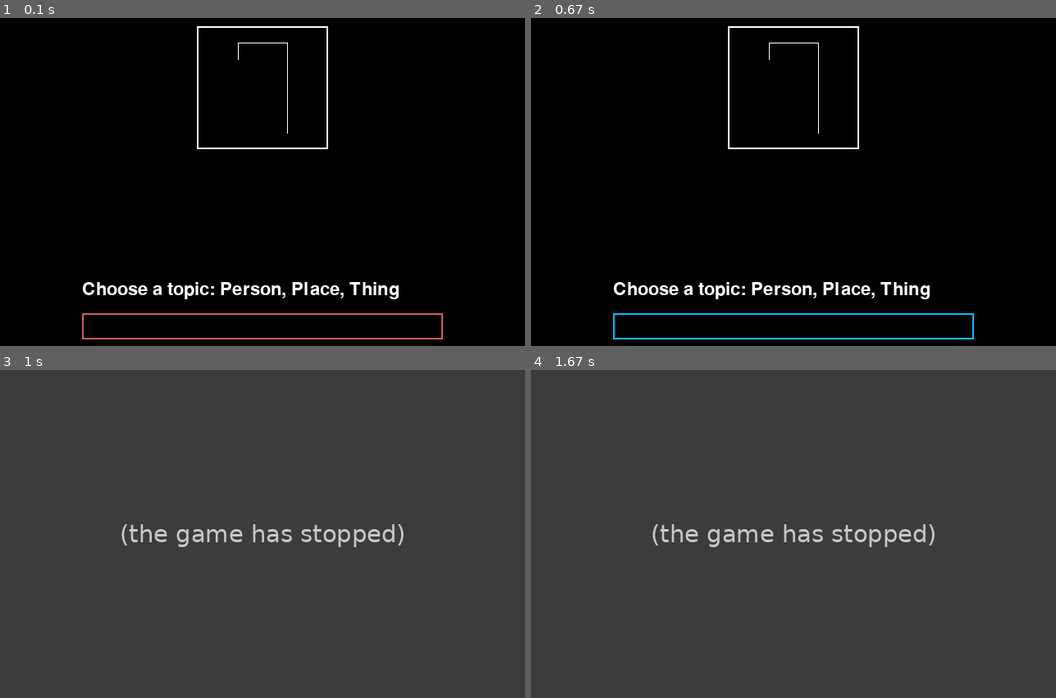
Above: before the commit, frames 1-4 (two rows, left to right).
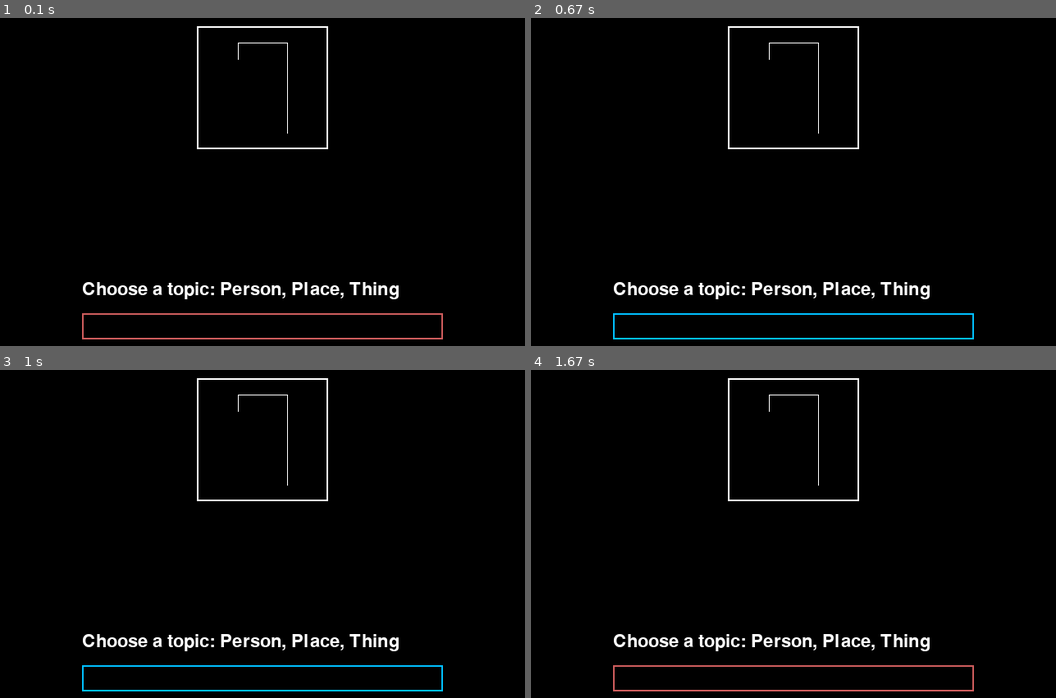
Above: after the commit, the same moments.

Repository: IamGary24/PygameCreations
Game: pygame game, started from Hangman/hangman.py
Two runs of this game, one before a commit and one after it. Both use one fixed random seed, a clock stepped at 60 frames per second and the inputs below.
Inputs (mouse positions are in pixels of both pictures, inside the frame that each line leads up to):
- Up to frame 1 (0.1 s): no input
- Up to frame 2 (0.67 s): click (793, 326) at 0.38 s
- Up to frame 3 (1 s): hold Enter from 0.67 s (still down)
- Up to frame 4 (1.67 s): release Enter at 1.13 s; click (630, 484) at 1.27 s

Frames 1-2 are identical in both runs. In frame 3, 100% of the frame differs, in the area x 0-100%, y 0-100%; in frame 4, 100%.
Error before the commit: UnboundLocalError: cannot access local variable 'newWord' where it is not associated with a ...; the game stopped at 0.67 s (later frames are placeholders)

Commit message:
now shows user's input and has basic receiving of guess functionality

Diff:
--- a/Hangman/hangman.py
+++ b/Hangman/hangman.py
@@ -103,7 +103,10 @@
     #-- receive the topic choice and choose a random word
     def receiveTopicChoice(s):
         s = s.lower()
-        if s == " person":
+        #if our string is too small, exit the function and return the string
+        if len(s) < 2:
+            return s
+        elif s == " person":
             newWord = worddatabase.Person()
         elif s == " place":
             newWord = worddatabase.Place()
@@ -117,6 +120,31 @@
         topictext_surface = font.render(s.title(), True, WHITE)
         screen.blit(topictext_surface, (10, 10))
         return newWord.random_word()
+
+    #-- general function to blit text to screen
+    def blitTextToScreen(text):
+        txt_surface = font.render(text, True, color_active)
+        screen.blit(txt_surface, (choiceContainer.x+5, choiceContainer.y+5))
+
+
+    #-- receive the user's guess
+    def receiveUserGuess(guess, word):
+        print("guess: " + guess + " word:" + word)
+        guess = guess.lower()
+        word = word.lower()
+        if len(guess) > 1:
+            print("invalid guess, guess too long:" + guess)
+            return guess
+        elif guess in word:
+            #if the guess is in the word
+            print("yes")
+            return guess
+        elif guess not in word:
+            print("no")
+            return guess
+        else:
+            print("invalid guess, computer is confused:" + guess)
+            return guess
 
 
 
@@ -145,9 +173,17 @@
                     if event.key == pygame.K_RETURN:
                         print(choiceText)
                         #this is the random word the player needs to guess
-                        wordToGuess = receiveTopicChoice(choiceText)
-                        print(wordToGuess)
+                        if len(choiceText) > 4:
+                            wordToGuess = receiveTopicChoice(choiceText)
+                            print(wordToGuess)
+
+                        #receive a guess
+                        if len(choiceText) < 2:
+                            receiveUserGuess(choiceText, wordToGuess)
+
                         choiceText = ''
+                        #clear the choice container on return
+                        screen.fill(BLACK, choiceContainer)
                     elif event.key == pygame.K_BACKSPACE:
                         choiceText = choiceText[:-1]
                     else:
@@ -155,9 +191,13 @@
 
         clock.tick(30)
 
+        #render choice text to screen
+        blitTextToScreen(choiceText)
+
         #update board at each tick
         #if countGuess == 0:
         updateBoard(countIncorrect, wordToGuess)
+
 
         #else updateBoard(countIncorrect)
 
